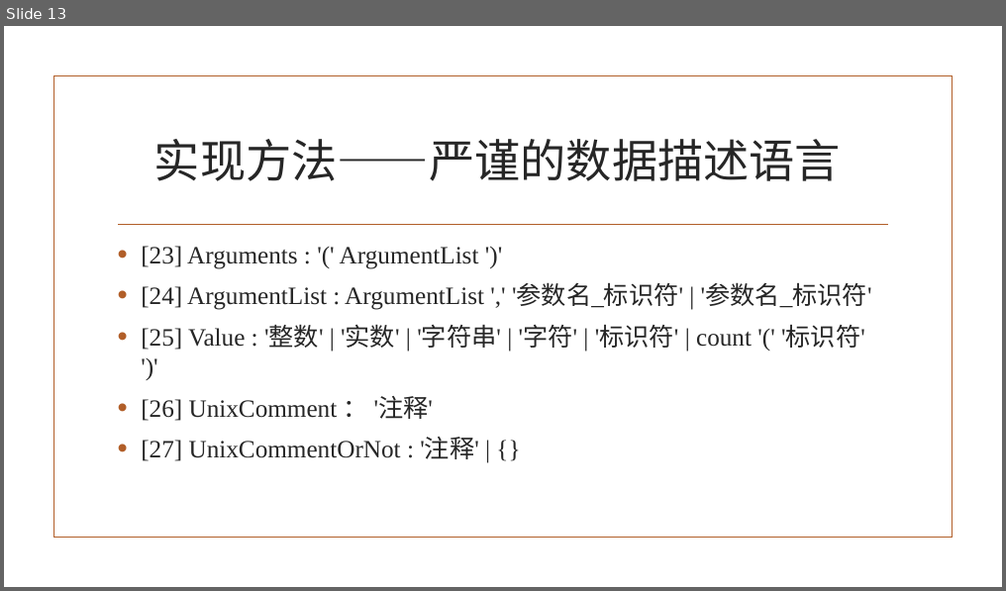
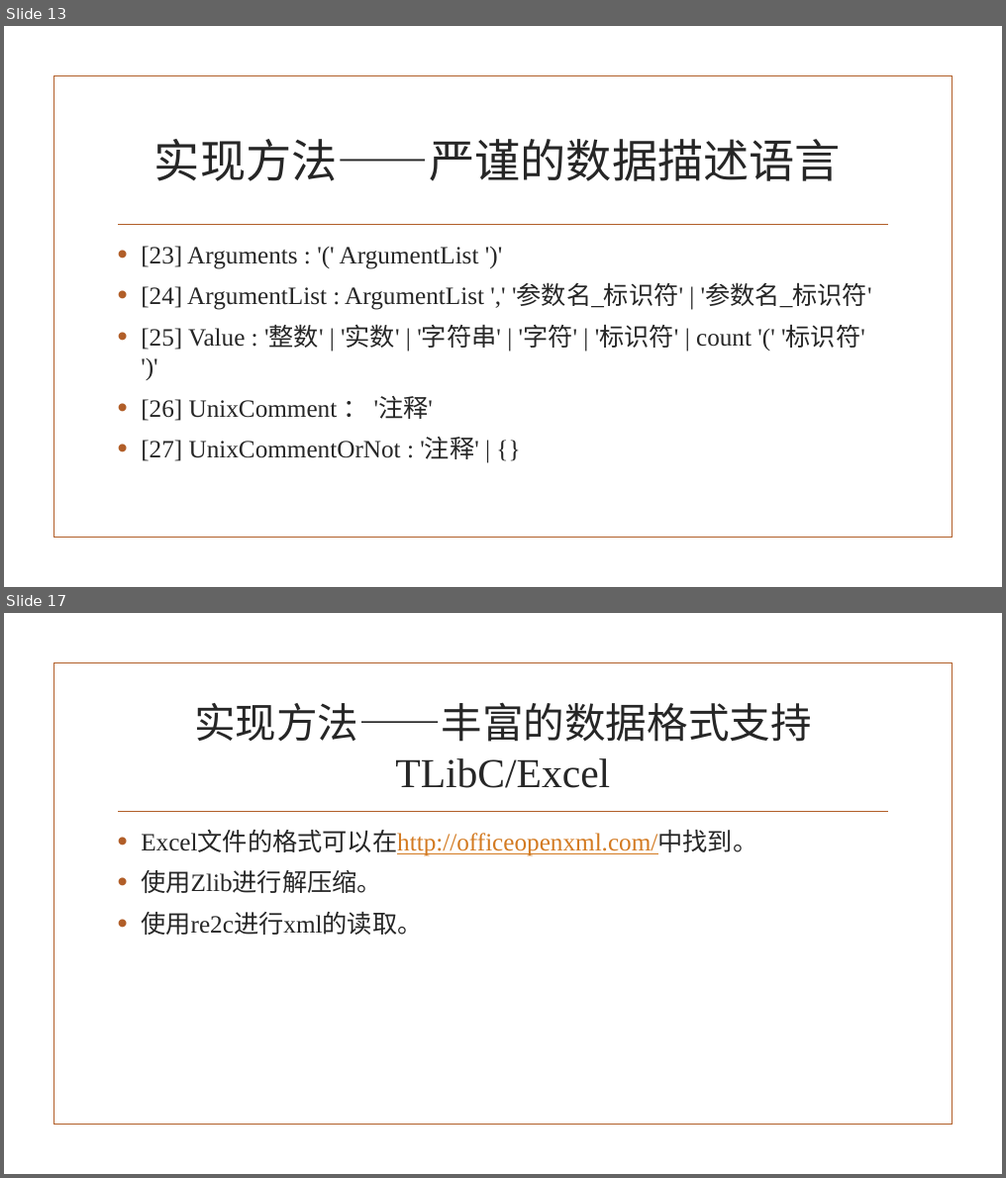
Before and after one commit to tsingpan/TDR, a slide deck: docs/TData.pptx. Shown one above the other, each under a label of ours: slide 13 before the commit, slides 13 and 17 after it; the slides between them are not shown. The pictures are 1006x591 and 1006x1178 pixels, drawn with LibreOffice and Linux fonts; fonts in the diff are those of the drawing; background and template pictures are left out. Boxes give left, top, right and bottom in pixels: in the first picture for what was removed or moved away, otherwise in the second. Text is boxed around its words. In the diff, an @@ line names an element or a change of style, - is before the commit and + after.

```diff
--- a/docs/TData.pptx
+++ b/docs/TData.pptx
@@ slide 17 added at box(4, 613, 1002, 1174), background picture (left out); not listed: 2 template elements that a slide beside it also shows @@
@@ title added at box(194, 702, 812, 788), 39.6 pt, text #262626 @@
+实现方法——丰富的数据格式支持
+TLibC/Excel
@@ text added at box(141, 831, 757, 935), 24 pt, text #262626 @@
+• Excel文件的格式可以在http://officeopenxml.com/中找到。
+• 使用Zlib进行解压缩。
+• 使用re2c进行xml的读取。
```
Also in this commit, not shown: 2 slides changed, 2 other slides added, 27 other files.
